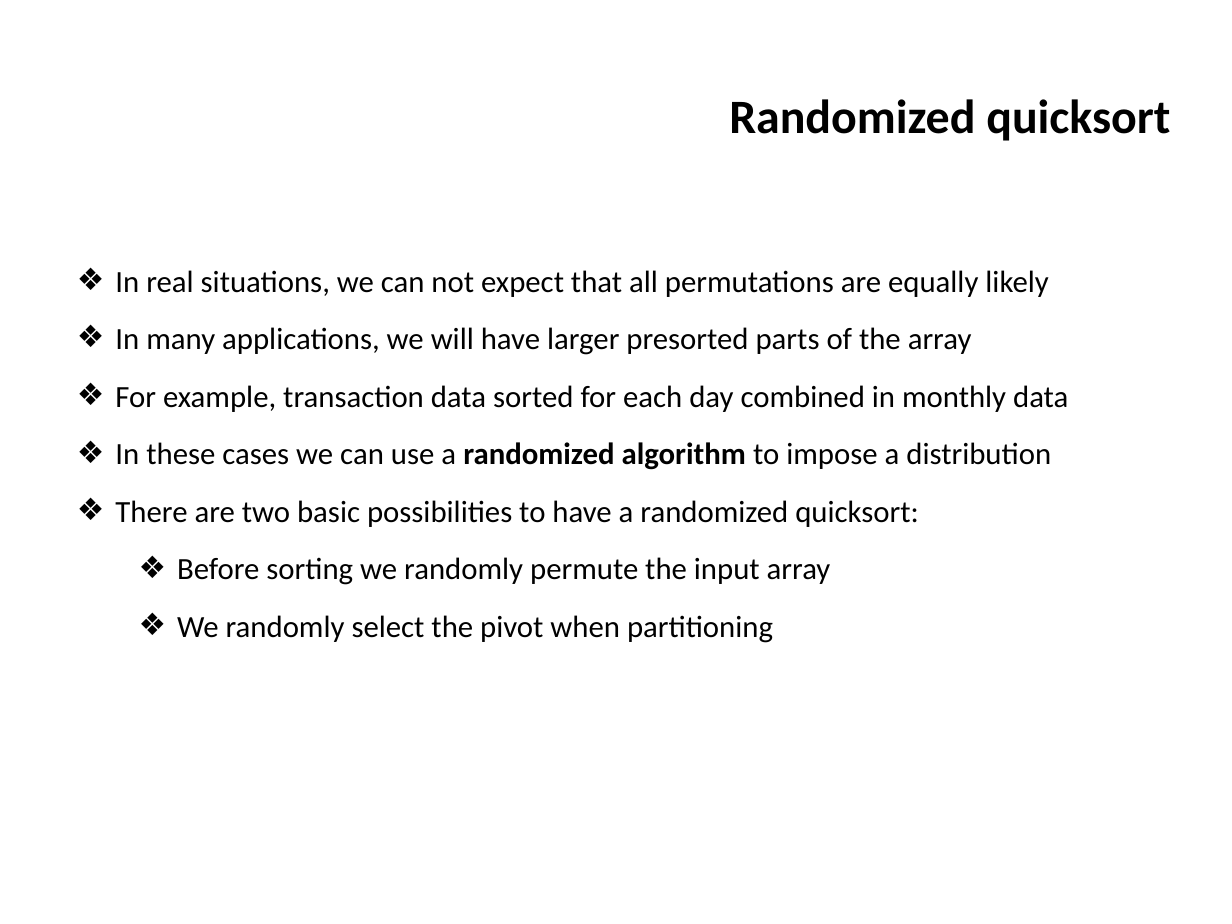
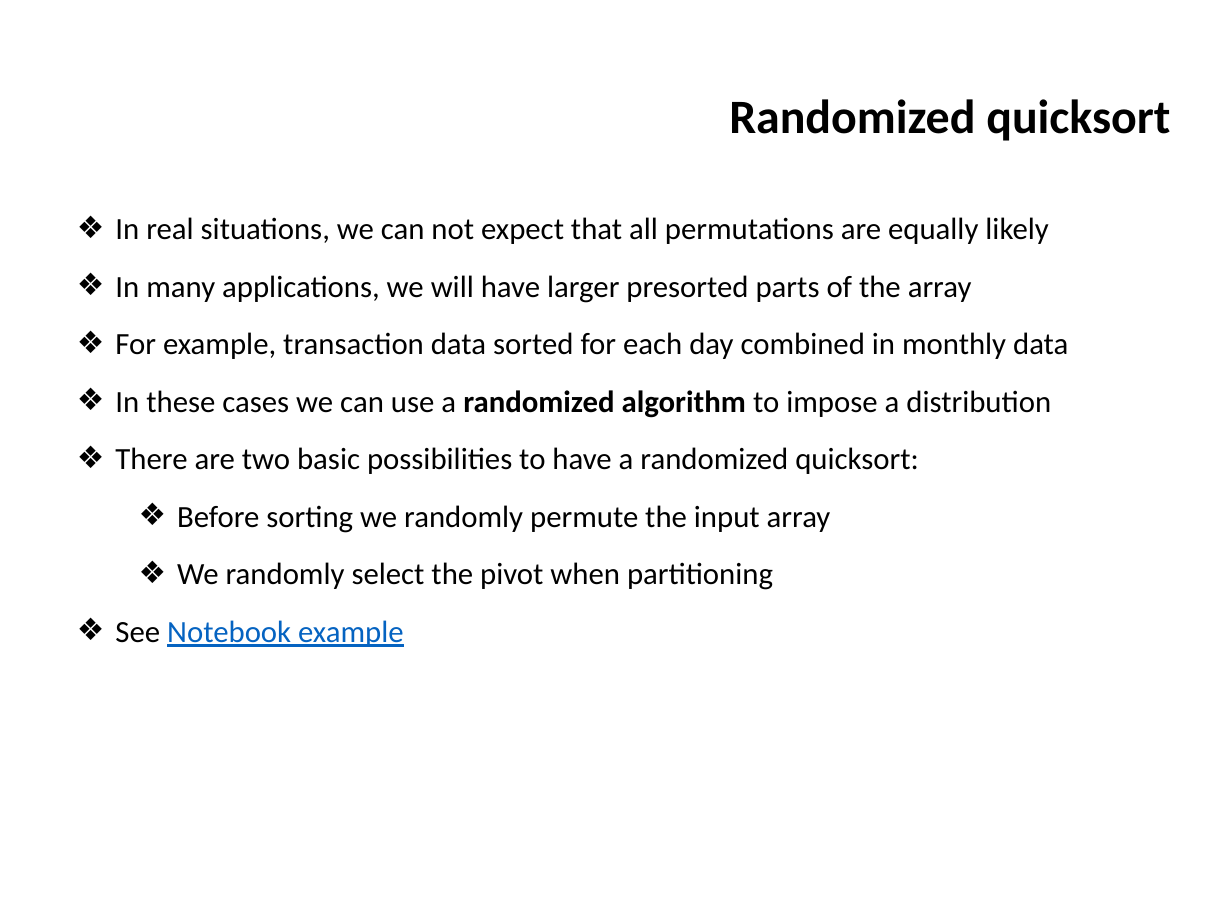
Before and after one commit to ifromm/dsa, a slide deck: slide 47 of slides/unit_2_quicksort.pptx (slide 46 before the commit). Drawn at 1232x924 pixels with LibreOffice and Linux fonts; fonts in the diff are those of the drawing; background and template pictures are left out. Boxes give left, top, right and bottom in pixels: in the first picture for what was removed or moved away, otherwise in the second. Text is boxed around its words. In the diff, an @@ line names an element or a change of style, - is before the commit and + after.

```diff
--- a/slides/unit_2_quicksort.pptx
+++ b/slides/unit_2_quicksort.pptx
@@ text at [115, 620, 403, 647]: paragraph added @@
+❖ See Notebook example
```
Also in this commit, not shown: 4 other slides changed, 1 slide added.
